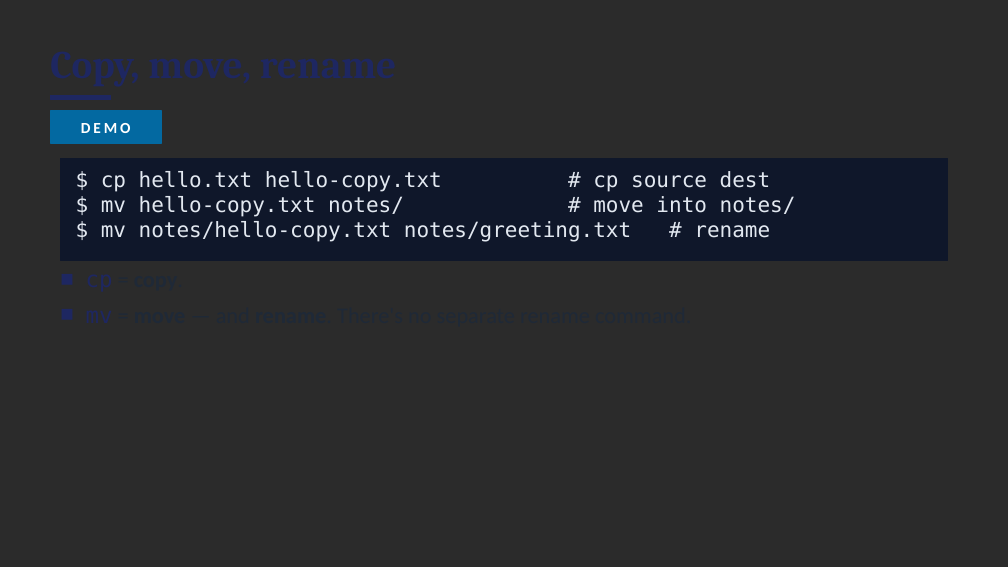
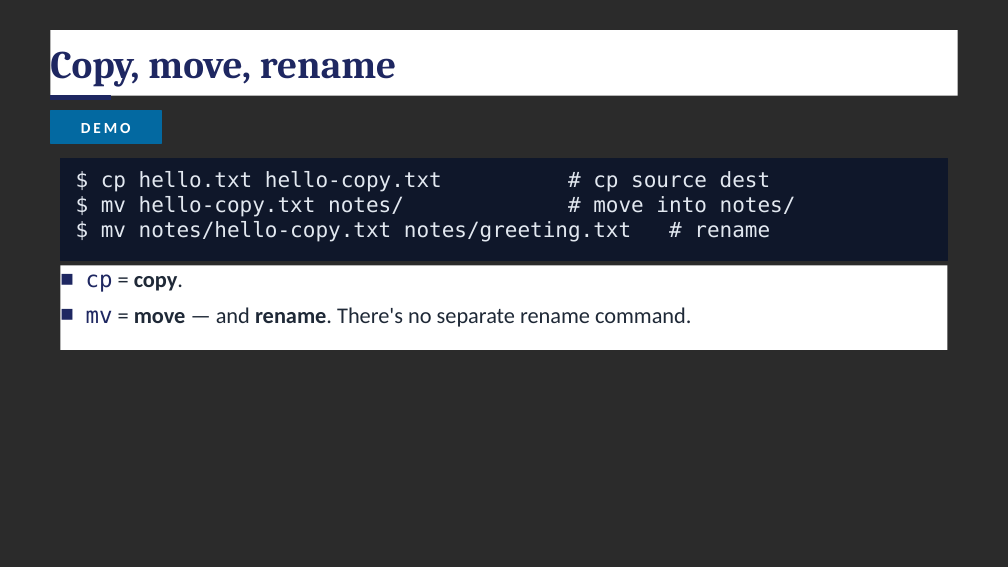
Before and after one commit to access-ci-org/Operations-STEP-2026, a slide deck: slide 43 of Linux_Terminal/DRAFT_workshop-linux-session1.pptx. Drawn at 1008x567 pixels with LibreOffice and Linux fonts; fonts in the diff are those of the drawing; background and template pictures are left out; a plain dark background stands for a picture behind light text. Boxes give left, top, right and bottom in pixels: in the first picture for what was removed or moved away, otherwise in the second. Text is boxed around its words. In the diff, an @@ line names an element or a change of style, - is before the commit and + after.

```diff
--- a/Linux_Terminal/DRAFT_workshop-linux-session1.pptx
+++ b/Linux_Terminal/DRAFT_workshop-linux-session1.pptx
@@ rectangle "Copy, move, rename" at box(50, 30, 958, 96): fill none to #FFFFFF @@
@@ rectangle "cp = copy." at box(60, 265, 948, 350): fill none to #FFFFFF @@
```
Also in this commit, not shown: 104 other slides changed, 1 slide added, 1 other file.
